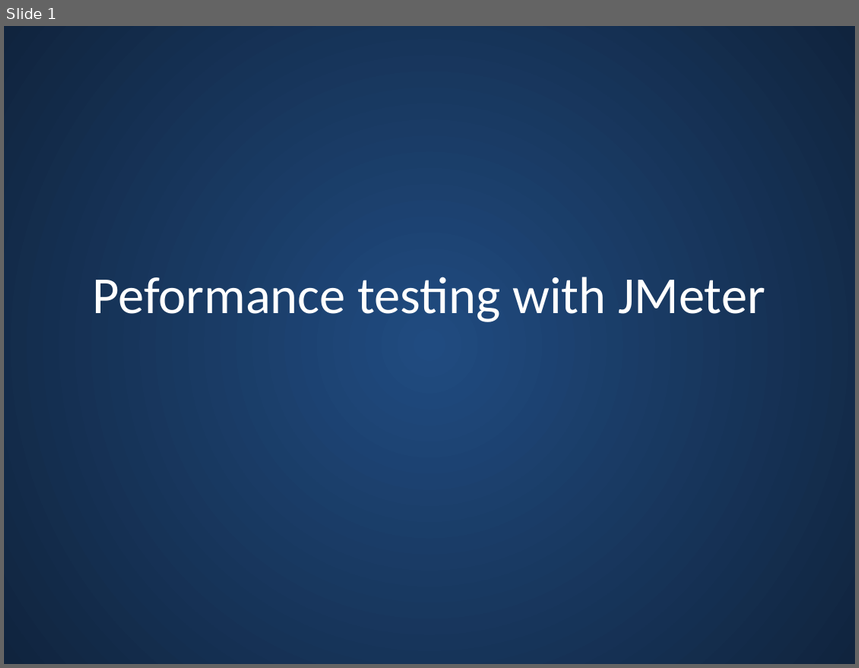
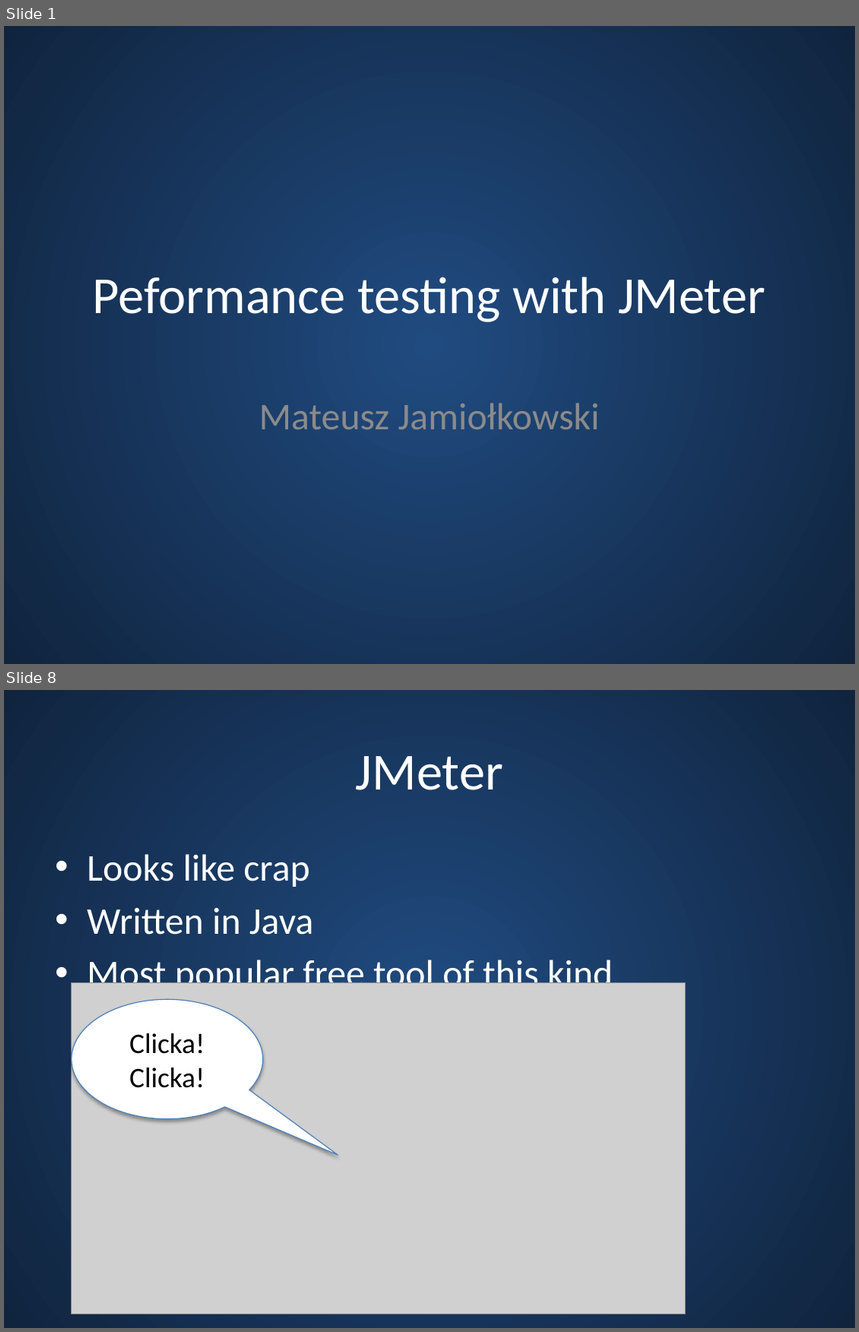
Before and after one commit to m-j/jmeter-demo, a slide deck: presentation/Jmeter-performance-tests.pptx. Shown one above the other, each under a label of ours: slide 1 before the commit, slides 1 and 8 after it; the slides between them are not shown. The pictures are 859x668 and 859x1332 pixels, drawn with LibreOffice and Linux fonts; fonts in the diff are those of the drawing; grey boxes stand for pictures. Boxes give left, top, right and bottom in pixels: in the first picture for what was removed or moved away, otherwise in the second. Text is boxed around its words. In the diff, an @@ line names an element or a change of style, - is before the commit and + after.

```diff
--- a/presentation/Jmeter-performance-tests.pptx
+++ b/presentation/Jmeter-performance-tests.pptx
@@ slide 8 added at (4,690,855,1328), background gradient #204B80 to #0F243E @@
@@ title added at (356,756,503,790), 44 pt, text #FFFFFF @@
+JMeter
@@ text added at (87,854,613,996), 32 pt, text #FFFFFF @@
+• Looks like crap
+• Written in Java
+• Most popular free tool of this kind
@@ picture added at (71,983,685,1315) @@
@@ speech bubble added at (71,1000,262,1120), fill #FFFFFF, outline #4B7EBC 0.75 pt, 24 pt, text #000000 @@
+Clicka! Clicka!
@@ slide 1 changed as well @@
@@ subtitle added at (259,403,600,430), 32 pt, text #8C8C8C @@
+Mateusz Jamiołkowski
```
Also in this commit, not shown: 11 other slides added, 1 slide removed.
